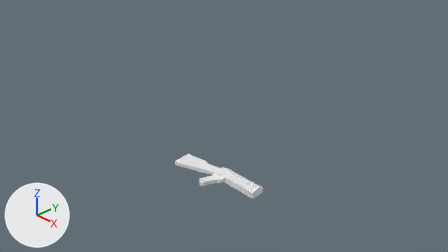
The Blender file Harjoitustyö/AnttiHeikkinen_AK47.blend, before and after one commit.
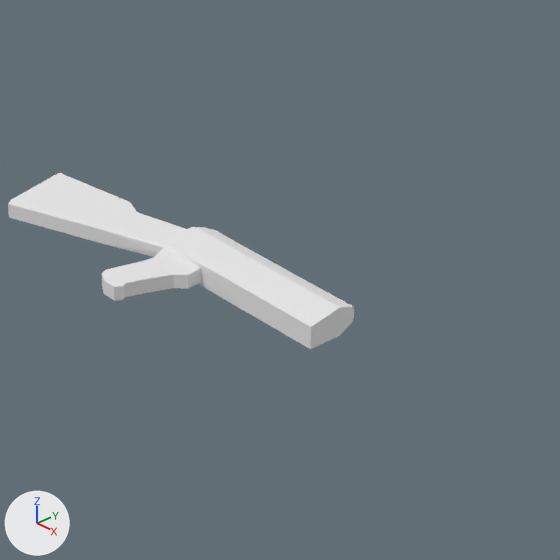
There are two pictures of each version: one from the file's camera 'Camera', one close up on the part from 39% to 70% of the width and 44% to 100% of the height. Every picture has the same lights, and +X, +Y and +Z are marked at lower left.
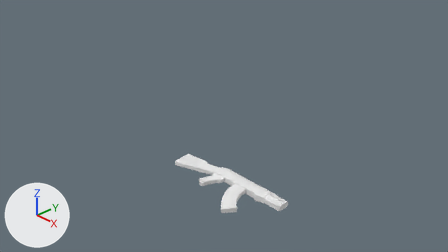
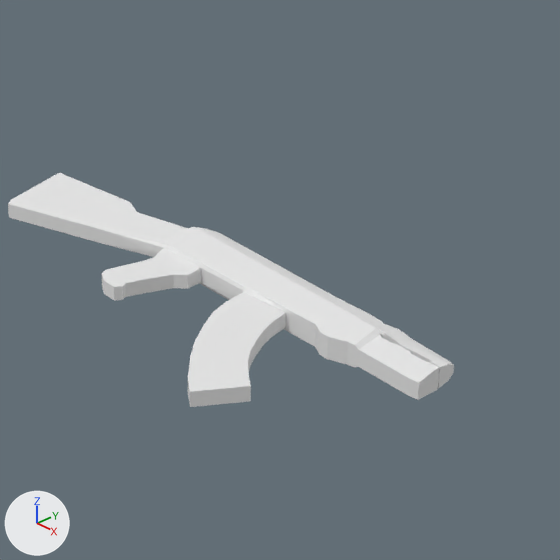
Pixel boxes [x1, y1, x2, y2] of what changed, in the close-ups (560 x 560 px):
'Cube', reshaped (29% wider, 33% taller)
    before: [8, 173, 354, 349]
    after: [8, 173, 454, 407]

The edits, one by one:
me_cube is used by ob_cube; location (1.658, -0.643, 0.0); scale (0.54, 0.15, 0.11).
me_cube had 115 vertices, 97 faces and spanned x -2.75..1.0, y -3.91..1.06, z 0.0..0.76.
me_cube now has 367 vertices, 314 faces and spans x -2.75..2.19, y -6.08..1.18, z 0.0..0.76.
Part 1, on me_cube:
9 vertices are removed from x 0.11..1.0, y -1.0..1.0, z 0.0..0.76.
40 faces are deleted.
4 vertices in x 0.67, y -1.0..1.06, z 0.0..0.42 move by (-0.53, 0.0, 0.0).
26 vertices move from x -1.01..1.0, y -1.0..1.06, z 0.0..0.73 to x -1.0..1.0, y -1.81..1.08, z 0.0..0.73.
208 vertices are added at x -2.74..2.19, y -6.08..1.18, z 0.0..0.76.
5 new vertices lie (0.6, 0.0, 0.0) away from vertices in x 0.14..0.67, y 0.31..1.0, z 0.42..0.76.
13 new vertices lie (0.0, 0.0, 0.39) away from vertices in x 0.18..1.22, y -6.08..-1.59, z 0.0.
8 new vertices lie (0.0, 0.03, -0.58) away from vertices in x 1.55..2.18, y 0.22..0.31, z 0.58.
7 new vertices lie (0.0, 0.0, 0.56) away from vertices in x 1.68..2.18, y 0.35..0.41, z 0.0.
7 new vertices lie (0.0, 0.0, 0.44) away from vertices in x 1.5..2.06, y -0.7..-0.69, z 0.0.
8 new vertices lie (0.0, 0.0, 0.17) away from vertices in x 1.0..1.44, y 0.43..1.15, z 0.0.
5 new vertices lie (0.0, 0.0, 0.2) away from vertices in x 1.82..2.18, y 1.05..1.15, z 0.0.
257 new faces join them.
